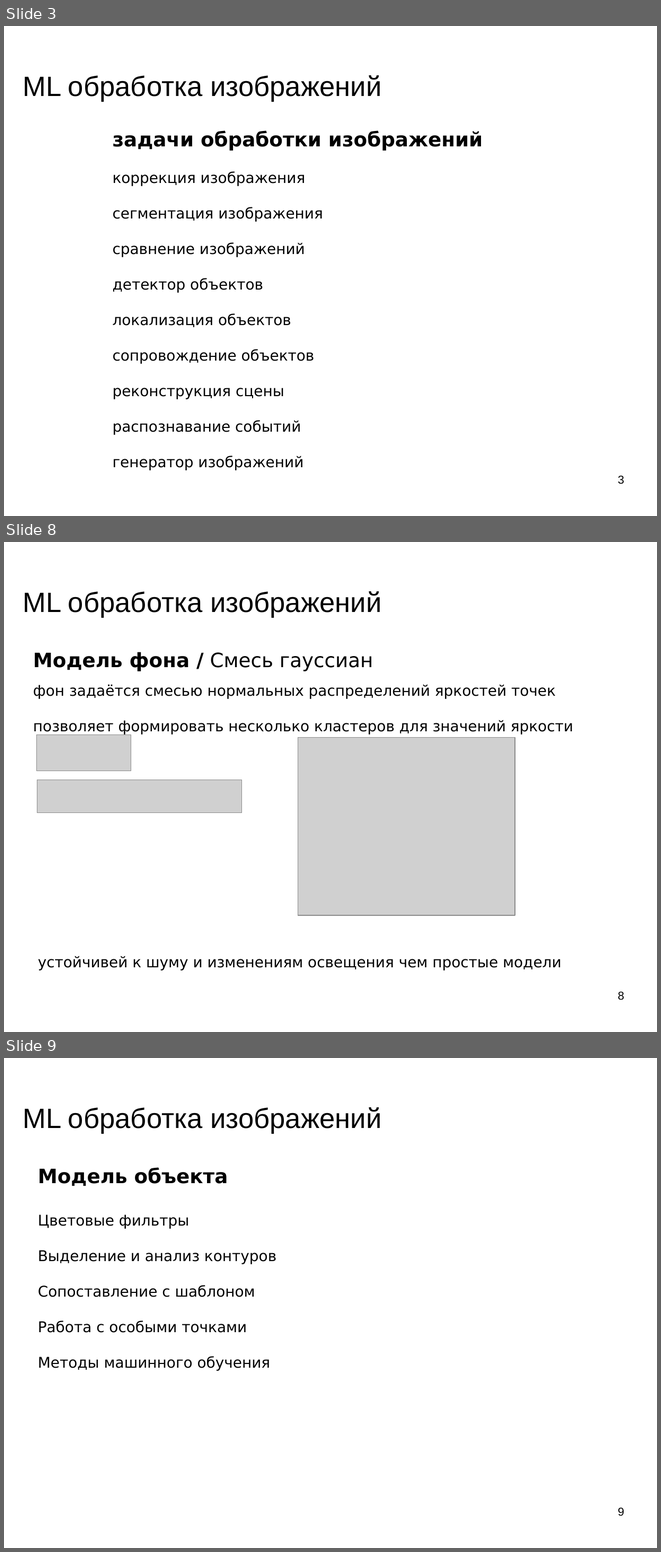
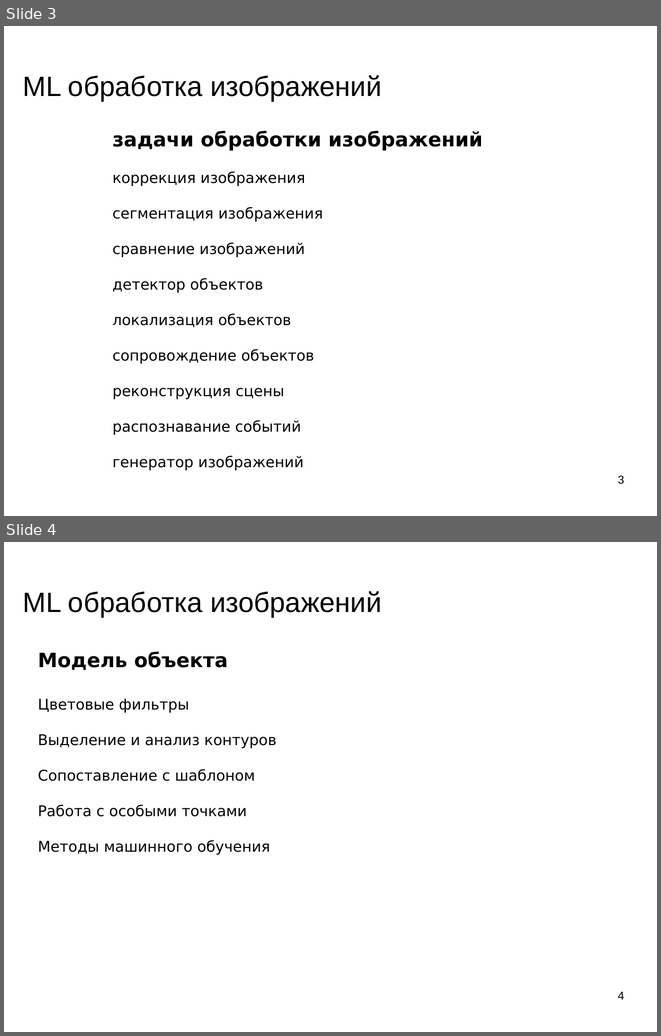
Before and after one commit to mechanoid5/ml_lectorium_legacy, a slide deck: 22-img-proc.odp. Shown one above the other, each under a label of ours: slides 3, 8 and 9 before the commit, slides 3 and 4 after it; the slides between them are not shown. The pictures are 661x1552 and 661x1036 pixels, drawn with LibreOffice and Linux fonts; fonts in the diff are those of the drawing; grey boxes stand for pictures; background and template pictures are left out. Boxes give left, top, right and bottom in pixels: in the first picture for what was removed or moved away, otherwise in the second. Text is boxed around its words. In the diff, an @@ line names an element or a change of style, - is before the commit and + after.

```diff
--- a/22-img-proc.odp
+++ b/22-img-proc.odp
@@ slide 8 removed at [4,542,657,1032], background picture (left out) @@
@@ title removed at [23,591,381,618] @@
-ML обработка изображений
@@ text removed at [33,652,573,734] @@
-Модель фона / Смесь гауссиан
-фон задаётся смесью нормальных распределений яркостей точек
-позволяет формировать несколько кластеров для значений яркости
@@ picture removed at [36,734,131,770] @@
@@ picture removed at [298,738,515,915] @@
@@ picture removed at [37,780,242,813] @@
@@ text removed at [38,955,562,970] @@
-устойчивей к шуму и изменениям освещения чем простые модели
@@ page number removed at [618,991,624,1000] @@
-8
@@ what was slide 9 is now slide 4 @@
@@ page number at [618,991,624,999]: text changed @@
-9
+4
```
Also in this commit, not shown: 4 slides changed, 6 other slides removed, 50 other files.
